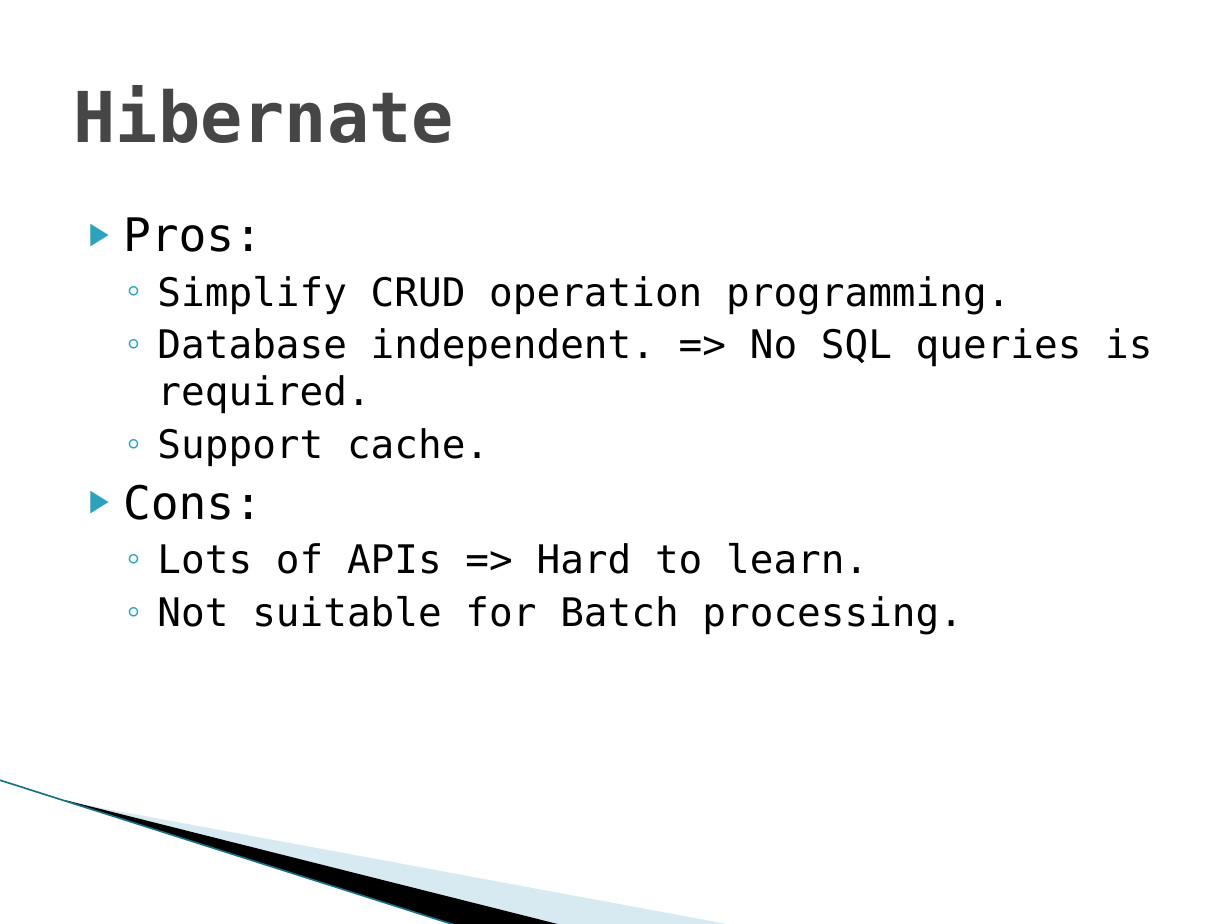
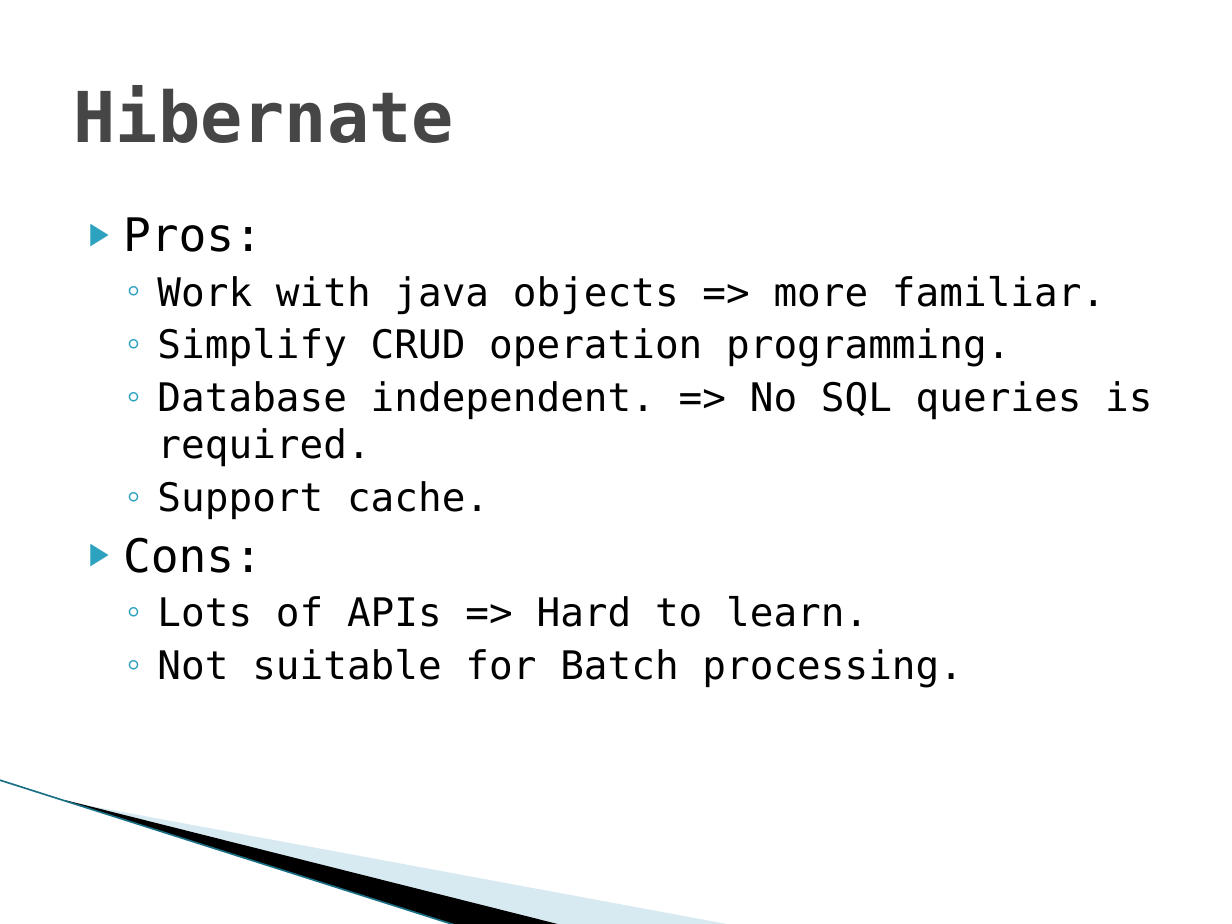
Before and after one commit to PusHGoD/DemoSpring, a slide deck: slide 15 of Spring.pptx. Drawn at 1232x924 pixels with LibreOffice and Linux fonts; fonts in the diff are those of the drawing; background and template pictures are left out. Boxes give left, top, right and bottom in pixels: in the first picture for what was removed or moved away, otherwise in the second. Text is boxed around its words. In the diff, an @@ line names an element or a change of style, - is before the commit and + after.

```diff
--- a/Spring.pptx
+++ b/Spring.pptx
@@ text at (157, 276, 1105, 315): paragraph added @@
+  ◦ Work with java objects => more familiar.
```
Also in this commit, not shown: 8 other slides changed, 2 slides added, 1 slide removed.
